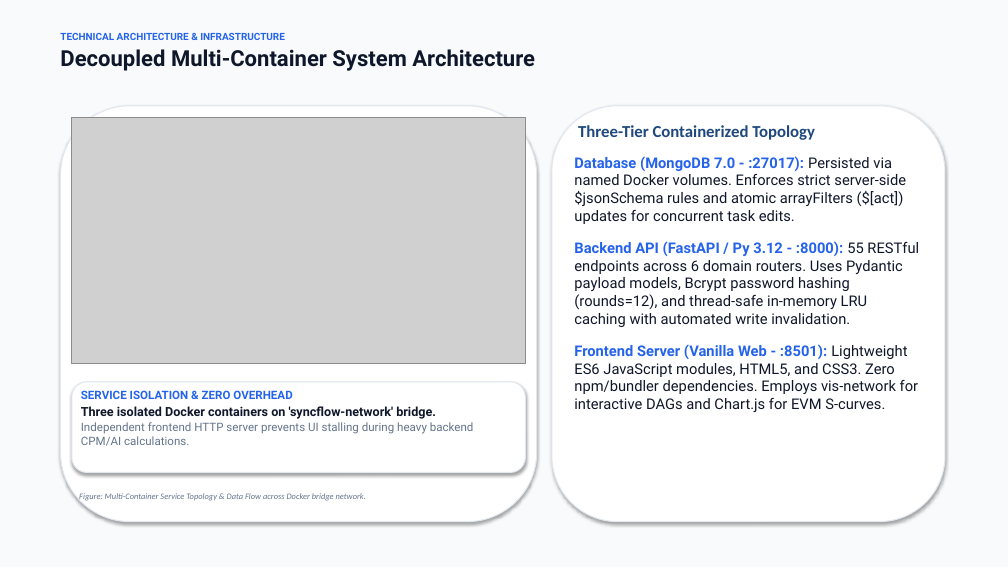
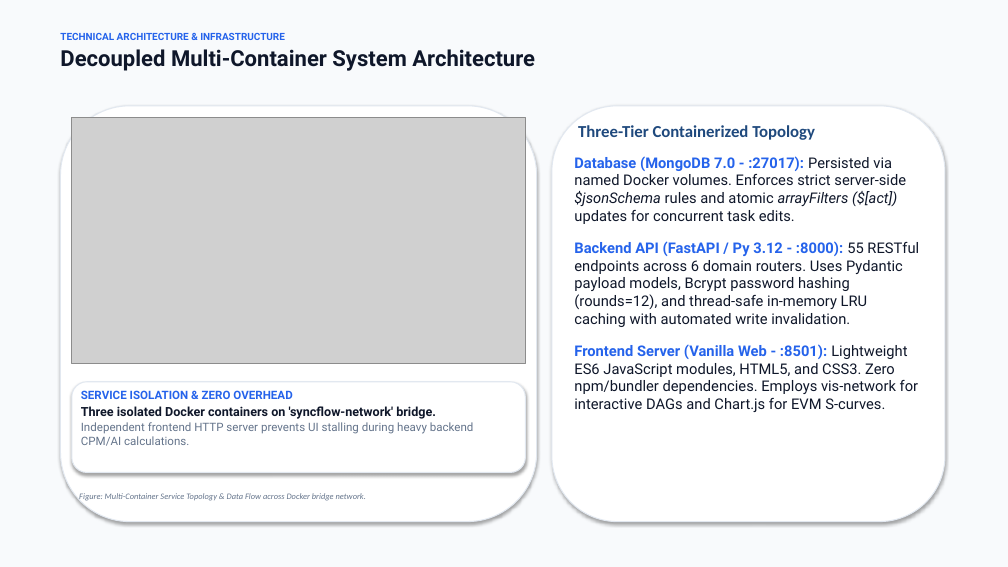
Before and after one commit to Tenshin000/SyncFlow, a slide deck: slide 3 of Presentation.pptx. Drawn at 1008x567 pixels with LibreOffice and Linux fonts; fonts in the diff are those of the drawing; grey boxes stand for pictures. Boxes give left, top, right and bottom in pixels: in the first picture for what was removed or moved away, otherwise in the second. Text is boxed around its words. In the diff, an @@ line names an element or a change of style, - is before the commit and + after.

```diff
--- a/Presentation.pptx
+++ b/Presentation.pptx
@@ text at <box>574,156,906,224</box>: italic on in "$jsonSchema arrayFilters ($[act])" @@
```
Also in this commit, not shown: 9 other slides changed, 8 other files.
